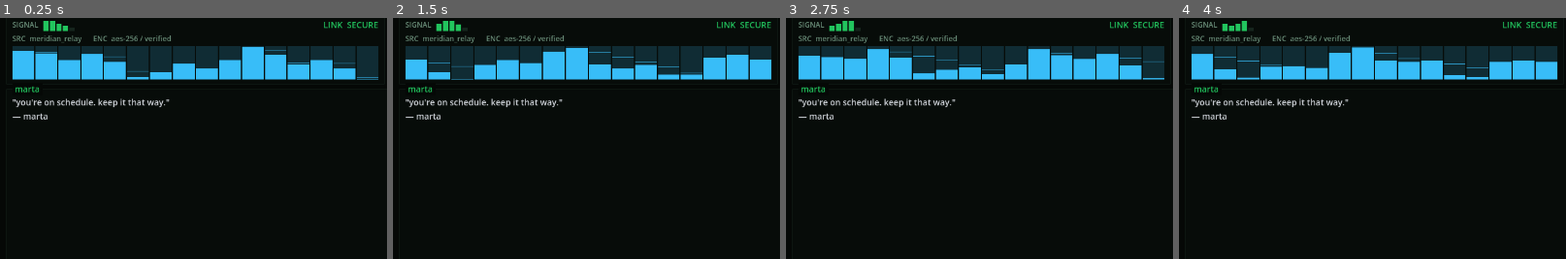
Above: before the commit, frames 1-4 (left to right).
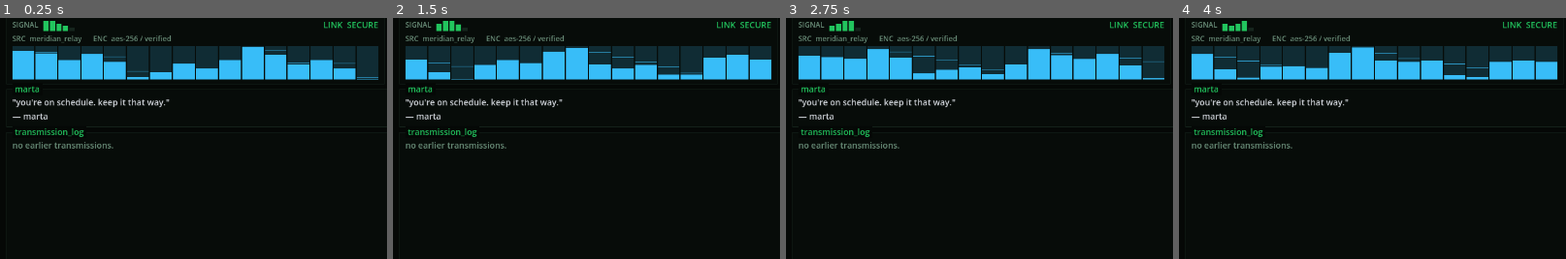
Above: after the commit, the same moments.

Repository: Teeohbee/deadcast
Game: Godot game, scene res://scenes/barge_hub/MartaTerminal.tscn
Same seed, same stepped clock (60 frames per second), same inputs: the game is played once before the commit and once after it. This scene is started directly instead of the project's main scene.
Inputs (mouse positions are % of the whole screen's width and height, from its top left):
- Up to frame 1 (0.25 s): no input
- Up to frame 2 (1.5 s): tap Enter at 0.5 s; move the mouse to (72, 45) at 0.52 s; hold Tab (cycle_lure) 0.53-1.25 s; click (72, 45) at 0.67 s; drag from (30, 55) to (45, 70) at 1.27 s
- Up to frame 3 (2.75 s): move the mouse to (60, 28) at 2.02 s; hold Q (tab_prev) from 2.03 s (still down); click (60, 28) at 2.17 s
- Up to frame 4 (4 s): release Q (tab_prev) at 2.75 s; drag from (45, 70) to (20, 35) at 2.77 s; move the mouse to (80, 65) at 3.52 s; tap Alt at 3.6 s; click (80, 65) at 3.67 s
The pictures show only the part of the screen within x 0-50%, y 3-53%; the shares and areas given below are measured in that part.

The runs differ from the first frame. In frame 1, 0.6% of the frame differs, in the area x 3-30%, y 45-55%; in frame 2, 0.6%; in frame 3, 0.6%; in frame 4, 0.6%.
Error in both runs: Assertion failed: UIController.initialize() must be called before navigate_to() (res://autoload/UIController.gd:46)

Commit message:
feat: transmission history on the Marta terminal
Story beats move into a table; earlier beats are listed newest first in
a transmission_log panel under the current one.

Diff:
--- a/scenes/barge_hub/MartaTerminal.gd
+++ b/scenes/barge_hub/MartaTerminal.gd
@@ -1,11 +1,23 @@
 # scenes/barge_hub/MartaTerminal.gd
 extends Control
+
+# Story beats from Marta's relay, newest threshold first: [first run seen, text].
+const BEATS: Array = [
+	[12, "\"keep working. i can make the debt go away faster.\"\n\"the price is reasonable. we'll discuss it.\"\n— marta"],
+	[10, "\"okeke's been quiet. probably just busy.\"\n\"focus on your runs.\"\n— marta"],
+	[8, "\"the meridian has a transponder. it was installed before i gave you the rig.\"\n\"axiom has been paying me for your dive coordinates since run one.\"\n\"this changes nothing between us. the debt is still real.\"\n— marta"],
+	[6, "\"that archive you pulled from the axiom sub-basement — the one with the bioweapon specs.\"\n\"good work. i've already moved it.\"\n— marta"],
+	[5, "\"eight runs without a snap. consistent.\"\n\"most people i stake don't make it this far.\"\n— marta"],
+	[3, "\"the shard from the exchange sub-level — i've seen that serial number before.\"\n\"don't worry about how.\"\n— marta"],
+	[1, "\"80,000 credits. the rig, the mooring fee, and the meridian's registration.\"\n\"10,000 every five runs. miss a payment and the terms change.\"\n\"questions?\"\n— marta"],
+]
 
 @onready var debt_status_label: Label = $MarginContainer/VBoxContainer/TopRow/LedgerPanel/LedgerVBox/DebtStatusLabel
 @onready var payment_label: Label = $MarginContainer/VBoxContainer/TopRow/LedgerPanel/LedgerVBox/PaymentLabel
 @onready var story_beat_label: Label = $MarginContainer/VBoxContainer/DialoguePanel/DialogueVBox/StoryBeatLabel
 @onready var dialogue_label: Label = $MarginContainer/VBoxContainer/DialoguePanel/DialogueVBox/DialogueLabel
 @onready var _transmission: IncomingTransmission = $MarginContainer/VBoxContainer/TopRow/IncomingTransmission
+@onready var _history_label: Label = $MarginContainer/VBoxContainer/HistoryPanel/HistoryScroll/HistoryLabel
 
 func _ready() -> void:
 	_refresh()
@@ -38,26 +50,38 @@
 		DeckStyle.apply_label(payment_label, DeckStyle.AMBER)
 
 	_transmission.refresh(GameState.pressure_level)
+	_history_label.text = _history_text(GameState.run_count)
+	DeckStyle.apply_label(_history_label, DeckStyle.DIM)
 
 func on_screen_shown() -> void:
 	_refresh()
 
 func _marta_story_beat(run: int) -> String:
-	if run >= 12:
-		return "\"keep working. i can make the debt go away faster.\"\n\"the price is reasonable. we'll discuss it.\"\n— marta"
-	if run >= 10:
-		return "\"okeke's been quiet. probably just busy.\"\n\"focus on your runs.\"\n— marta"
-	if run >= 8:
-		return "\"the meridian has a transponder. it was installed before i gave you the rig.\"\n\"axiom has been paying me for your dive coordinates since run one.\"\n\"this changes nothing between us. the debt is still real.\"\n— marta"
-	if run >= 6:
-		return "\"that archive you pulled from the axiom sub-basement — the one with the bioweapon specs.\"\n\"good work. i've already moved it.\"\n— marta"
-	if run >= 5:
-		return "\"eight runs without a snap. consistent.\"\n\"most people i stake don't make it this far.\"\n— marta"
-	if run >= 3:
-		return "\"the shard from the exchange sub-level — i've seen that serial number before.\"\n\"don't worry about how.\"\n— marta"
-	if run >= 1:
-		return "\"80,000 credits. the rig, the mooring fee, and the meridian's registration.\"\n\"10,000 every five runs. miss a payment and the terms change.\"\n\"questions?\"\n— marta"
-	return ""
+	var history := beat_history(run)
+	return history[0] if not history.is_empty() else ""
+
+# Every beat received by this run, newest first.
+func beat_history(run: int) -> Array[String]:
+	var received: Array[String] = []
+	for beat in BEATS:
+		if run >= beat[0]:
+			received.append(beat[1])
+	return received
+
+# Earlier beats only; the current one is already in the marta panel.
+func _history_text(run: int) -> String:
+	var entries: Array[String] = []
+	var skipped_current_beat := false
+	for beat in BEATS:
+		if run < beat[0]:
+			continue
+		if not skipped_current_beat:
+			skipped_current_beat = true
+			continue
+		entries.append("── relay · run %d ──\n%s" % [beat[0], beat[1]])
+	if entries.is_empty():
+		return "no earlier transmissions."
+	return "\n\n".join(entries)
 
 func _marta_dialogue(pressure: int) -> String:
 	match pressure:
--- a/scenes/barge_hub/MartaTerminal.tscn
+++ b/scenes/barge_hub/MartaTerminal.tscn
@@ -54,7 +54,6 @@
 
 [node name="DialoguePanel" type="PanelContainer" parent="MarginContainer/VBoxContainer"]
 script = ExtResource("2_tp")
-size_flags_vertical = 3
 title = "marta"
 
 [node name="DialogueVBox" type="VBoxContainer" parent="MarginContainer/VBoxContainer/DialoguePanel"]
@@ -67,3 +66,16 @@
 [node name="DialogueLabel" type="Label" parent="MarginContainer/VBoxContainer/DialoguePanel/DialogueVBox"]
 text = ""
 autowrap_mode = 3
+
+[node name="HistoryPanel" type="PanelContainer" parent="MarginContainer/VBoxContainer"]
+script = ExtResource("2_tp")
+size_flags_vertical = 3
+title = "transmission_log"
+
+[node name="HistoryScroll" type="ScrollContainer" parent="MarginContainer/VBoxContainer/HistoryPanel"]
+horizontal_scroll_mode = 0
+
+[node name="HistoryLabel" type="Label" parent="MarginContainer/VBoxContainer/HistoryPanel/HistoryScroll"]
+size_flags_horizontal = 3
+text = ""
+autowrap_mode = 3
--- a/tests/test_marta_terminal.gd
+++ b/tests/test_marta_terminal.gd
@@ -28,3 +28,31 @@
 	var s := _make()
 	await get_tree().process_frame
 	assert_string_contains(s.dialogue_label.text, "marta")
+
+# --- transmission history ---
+
+func test_no_beats_before_first_run() -> void:
+	var s := _make()
+	assert_eq(s.beat_history(0).size(), 0)
+
+func test_beat_history_is_newest_first() -> void:
+	var s := _make()
+	var history: Array = s.beat_history(8)
+	assert_eq(history.size(), 5)
+	assert_string_contains(history[0], "transponder")
+	assert_string_contains(history[4], "80,000")
+
+func test_history_panel_lists_earlier_beats_not_the_current_one() -> void:
+	GameState.run_count = 8
+	var s := _make()
+	await get_tree().process_frame
+	var text: String = s._history_label.text
+	assert_string_contains(text, "shard")
+	assert_string_contains(text, "80,000")
+	assert_false(text.contains("transponder"), "current beat belongs in the marta panel")
+
+func test_history_panel_says_when_empty() -> void:
+	GameState.run_count = 1
+	var s := _make()
+	await get_tree().process_frame
+	assert_string_contains(s._history_label.text, "no earlier transmissions")
